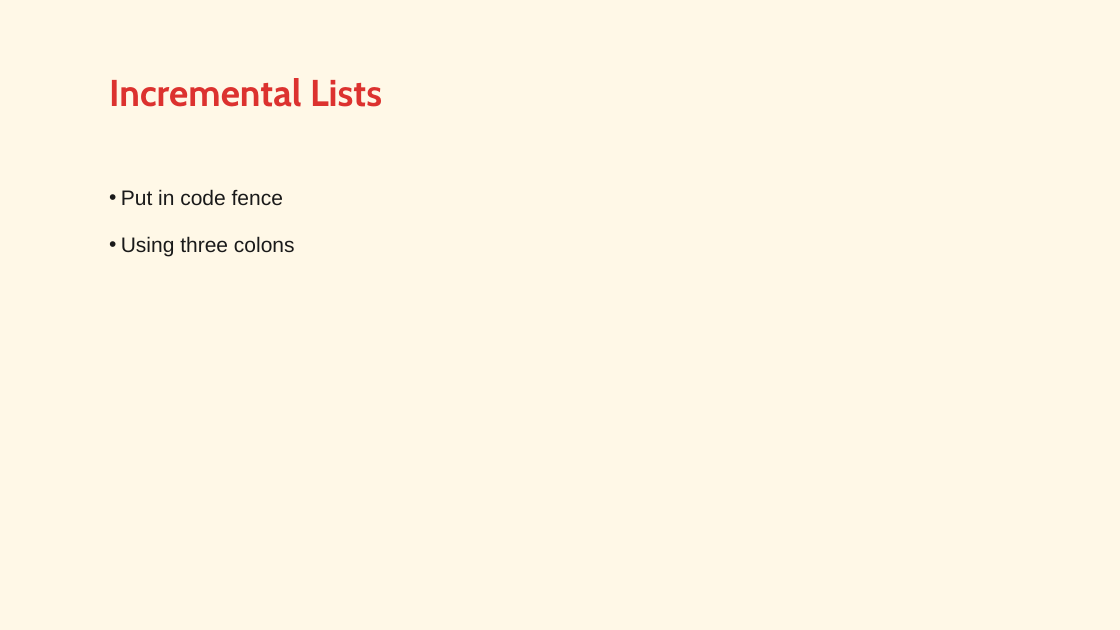
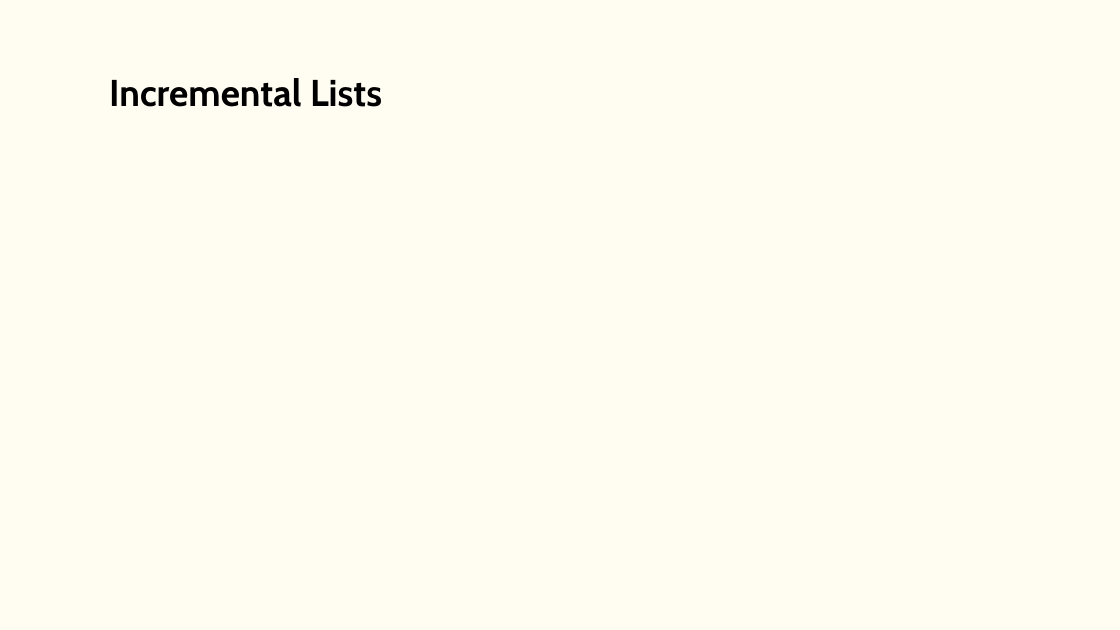
Before and after one commit to LittleMonkeyLab/PS52007Dslides, a slide deck: slide 4 of _resources/templates/pptx/PS52007D.pptx (slide 5 before the commit). Drawn at 1120x630 pixels with LibreOffice and Linux fonts; fonts in the diff are those of the drawing; background and template pictures are left out. Boxes give left, top, right and bottom in pixels: in the first picture for what was removed or moved away, otherwise in the second. Text is boxed around its words. In the diff, an @@ line names an element or a change of style, - is before the commit and + after.

```diff
--- a/_resources/templates/pptx/PS52007D.pptx
+++ b/_resources/templates/pptx/PS52007D.pptx
@@ background #FFF8E7 to #FFFCF2 @@
@@ title "Incremental Lists" at [109,78,382,107]: text colour #DC322F to #000000 @@
@@ text removed at [121,189,295,256] @@
-  • Put in code fence
-  • Using three colons
```
Also in this commit, not shown: 5 other slides changed, 1 slide removed, 14 other files.
